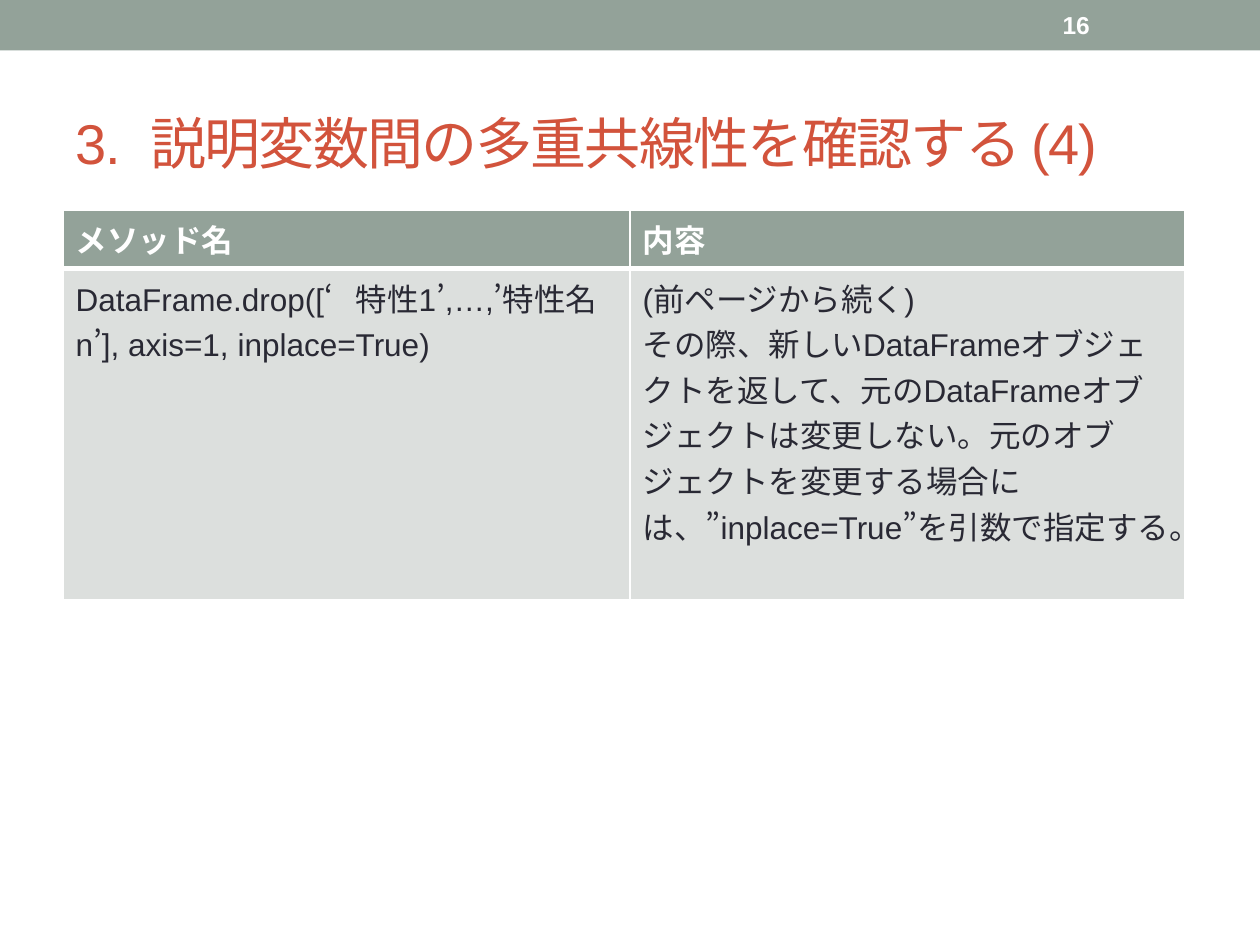
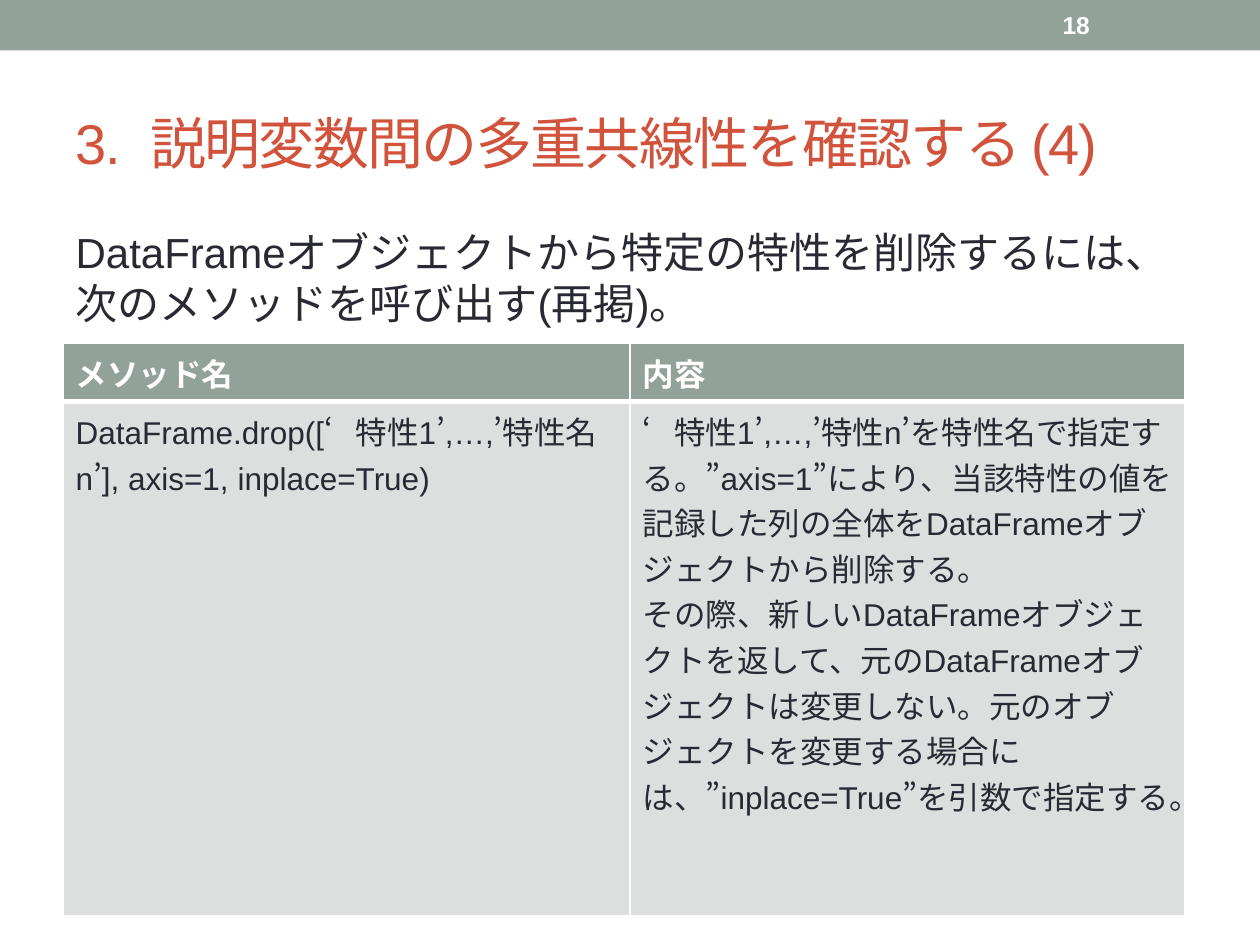
Before and after one commit to topse2018-kaggle/team, a slide deck: slide 18 of k-yoshida/Data Preprocessing.pptx (slide 16 before the commit). Drawn at 1260x945 pixels with LibreOffice and Linux fonts; fonts in the diff are those of the drawing. Boxes give left, top, right and bottom in pixels: in the first picture for what was removed or moved away, otherwise in the second. Text is boxed around its words. In the diff, an @@ line names an element or a change of style, - is before the commit and + after.

```diff
--- a/k-yoshida/Data Preprocessing.pptx
+++ b/k-yoshida/Data Preprocessing.pptx
@@ page number at [1063,17,1090,34]: text changed @@
-16
+18
@@ text added at [76,235,1168,328], 24 pt, text #292934 @@
+DataFrameオブジェクトから特定の特性を削除するには、次のメソッドを呼び出す(再掲)。
@@ table at [63,344,1184,770] @@
-row 2, column 2: (前ページから続く) / その際、新しいDataFrameオブジェクトを返して、元のDataFrameオブジェクトは変更しない。元のオブジェクトを変更する場合には、”inplace=True”を引数で指定する。
+row 2, column 2: ‘特性1’,…,’特性n’を特性名で指定する。”axis=1”により、当該特性の値を記録した列の全体をDataFrameオブジェクトから削除する。 / その際、新しいDataFrameオブジェクトを返して、元のDataFrameオブジェクトは変更しない。元のオブジェクトを変更する場合には、”inplace=True”を引数で指定する。
@@ table: place and size @@
-table at [63,210,1184,501]
+table at [63,344,1184,770]
```
Also in this commit, not shown: 27 other slides changed, 5 slides added, 1 slide removed.
